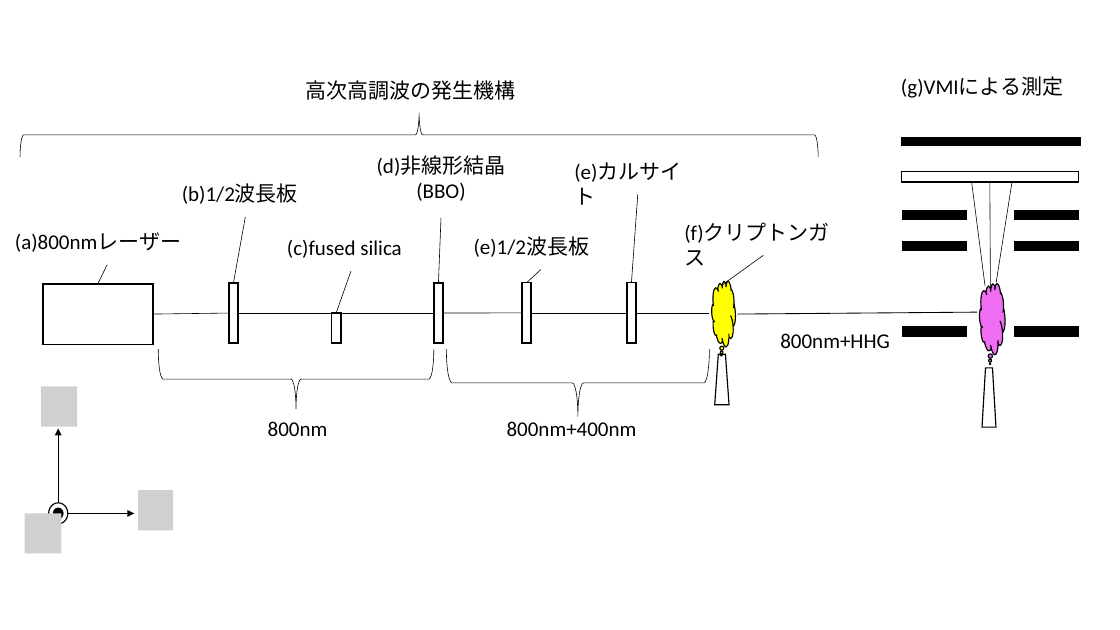
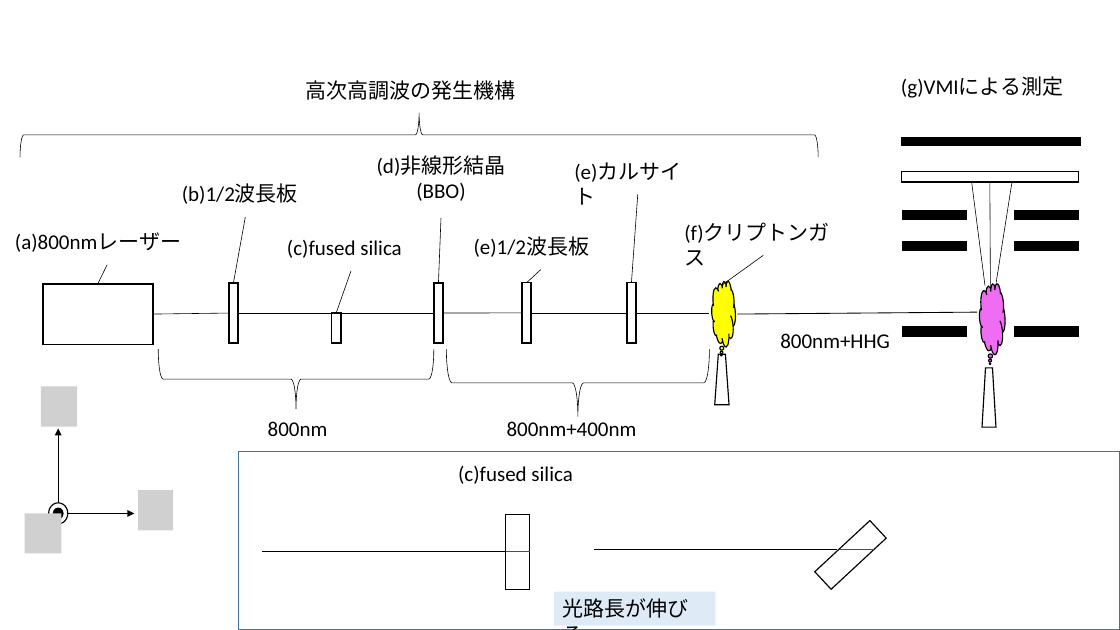
Before and after one commit to Appelingo/Data_Analyze, a slide deck: slide 5 of 図/図.pptx (slide 6 before the commit). Drawn at 1120x630 pixels with LibreOffice and Linux fonts; fonts in the diff are those of the drawing; grey boxes stand for pictures. Boxes give left, top, right and bottom in pixels: in the first picture for what was removed or moved away, otherwise in the second. Text is boxed around its words. In the diff, an @@ line names an element or a change of style, - is before the commit and + after.

```diff
--- a/図/図.pptx
+++ b/図/図.pptx
@@ rectangle added at [239,451,1120,630], outline #43739E 1 pt @@
@@ text added at [458,466,572,484], 18 pt, text #000000 @@
+(c)fused silica
@@ rectangle added at [506,514,530,590], outline #000000 1 pt @@
@@ rectangle added at [815,521,887,590], outline #000000 1 pt @@
@@ line added from (262, 552) to (506, 552), #000000 0.5 pt @@
@@ line added from (506, 552) to (530, 552), #FF0000 0.5 pt @@
@@ line added from (594, 549) to (838, 549), #000000 0.5 pt @@
@@ line added from (840, 549) to (875, 549), #FF0000 0.5 pt @@
@@ rectangle added at [554,592,715,625], fill #DEEBF7, 18 pt, text #000000 @@
+光路長が伸びる
```
Also in this commit, not shown: 2 other slides changed, 1 slide removed, 9 other files.
